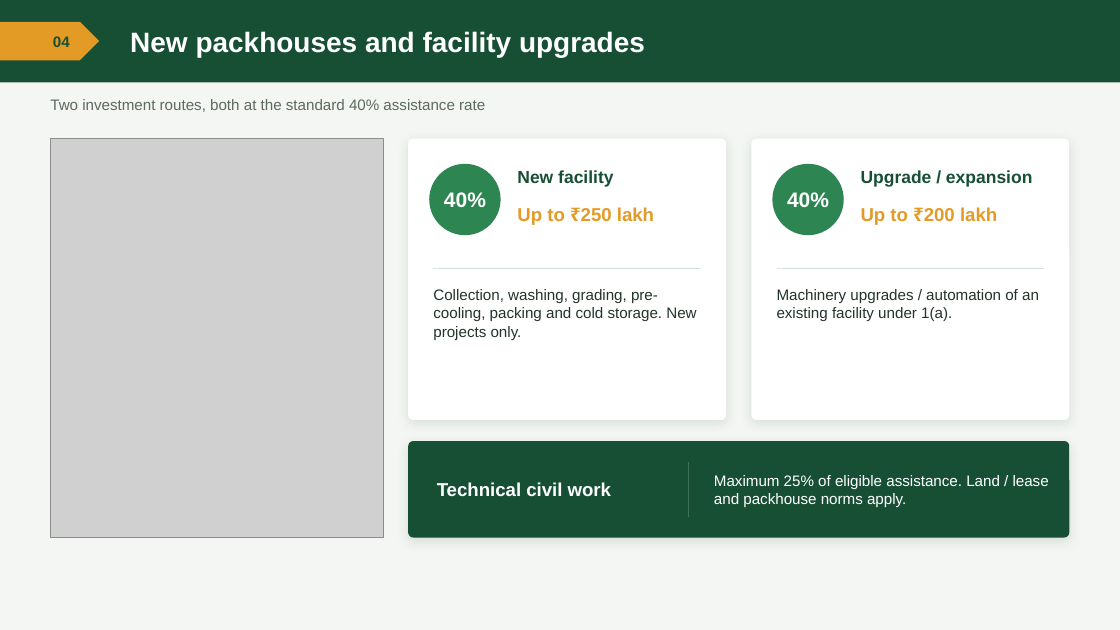
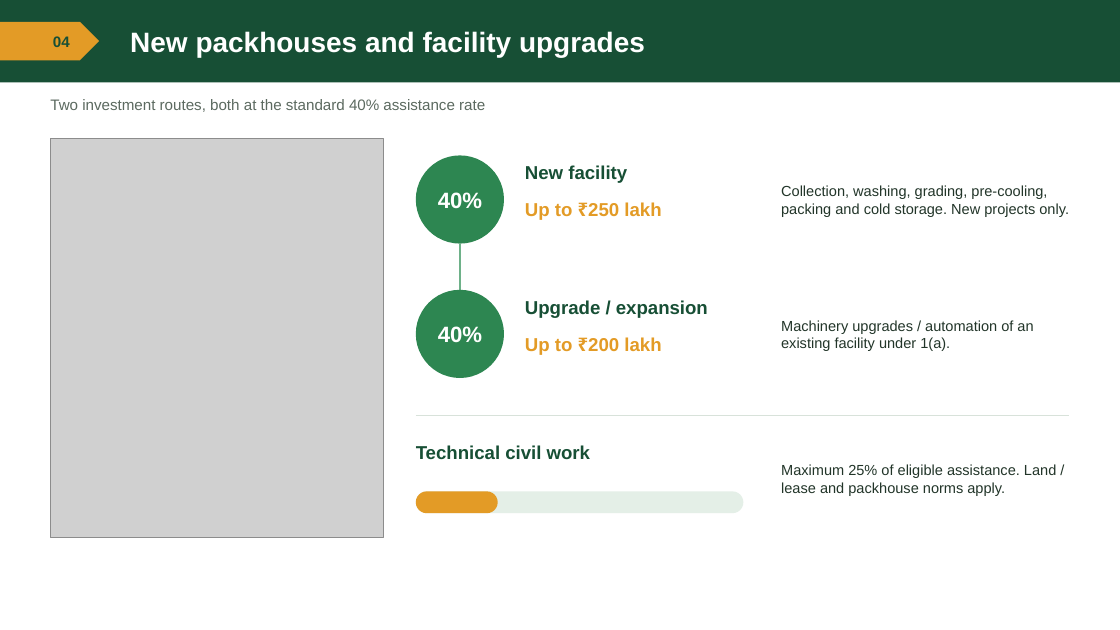
Before and after one commit to BantheFox012/FM, a slide deck: slide 4 of APEDA_BKNY_Standard_40_Percent.pptx. Drawn at 1120x630 pixels with LibreOffice and Linux fonts; fonts in the diff are those of the drawing; grey boxes stand for pictures. Boxes give left, top, right and bottom in pixels: in the first picture for what was removed or moved away, otherwise in the second. Text is boxed around its words. In the diff, an @@ line names an element or a change of style, - is before the commit and + after.

```diff
--- a/APEDA_BKNY_Standard_40_Percent.pptx
+++ b/APEDA_BKNY_Standard_40_Percent.pptx
@@ background #F3F6F2 to #FFFFFF @@
@@ rounded rectangle removed at bbox=[408, 139, 727, 420] @@
@@ rounded rectangle removed at bbox=[752, 139, 1070, 420] @@
@@ text "40%" at bbox=[438, 192, 482, 208]: size 18 to 19 pt @@
@@ ellipse: place and size @@
-ellipse at bbox=[773, 164, 844, 235]
+ellipse at bbox=[416, 155, 504, 244]
@@ text "New facility": place and size @@
-text "New facility" at bbox=[517, 170, 613, 187]
+text "New facility" at bbox=[525, 165, 627, 183]
@@ text "New facility" at bbox=[525, 165, 627, 183]: size 15 to 16 pt @@
@@ text "Collection, washing, grading, pre-cooling, packing ..." at bbox=[781, 185, 1069, 217]: size 13 to 12.5 pt; vertical alignment top to middle @@
@@ text "Collection, washing, grading, pre-cooling, packing ...": place and size @@
-text "Collection, washing, grading, pre-cooling, packing ..." at bbox=[433, 289, 696, 340]
+text "Collection, washing, grading, pre-cooling, packing ..." at bbox=[781, 185, 1069, 217]
@@ text "Up to ₹250 lakh": place and size @@
-text "Up to ₹250 lakh" at bbox=[517, 207, 654, 225]
+text "Up to ₹250 lakh" at bbox=[525, 202, 661, 220]
@@ line moved from (434, 269) - (702, 269) to (460, 244) - (460, 290) @@
@@ line (460, 244) - (460, 290): stroke #D8E2DA 0.75 pt to #6EB189 1.5 pt @@
@@ line removed from (776, 269) to (1044, 269) @@
@@ text "40%" at bbox=[438, 326, 482, 342]: size 18 to 19 pt @@
@@ text "40%": place and size @@
-text "40%" at bbox=[787, 192, 829, 207]
+text "40%" at bbox=[438, 326, 482, 342]
@@ ellipse: place and size @@
-ellipse at bbox=[429, 164, 501, 235]
+ellipse at bbox=[416, 290, 504, 378]
@@ text "Upgrade / expansion" at bbox=[525, 300, 708, 318]: size 15 to 16 pt @@
@@ text "Upgrade / expansion": place and size @@
-text "Upgrade / expansion" at bbox=[861, 170, 1032, 187]
+text "Upgrade / expansion" at bbox=[525, 300, 708, 318]
@@ text "Machinery upgrades / automation of ..." at bbox=[781, 320, 1033, 351]: size 13 to 12.5 pt; vertical alignment top to middle @@
@@ text "Up to ₹200 lakh": place and size @@
-text "Up to ₹200 lakh" at bbox=[861, 207, 997, 225]
+text "Up to ₹200 lakh" at bbox=[525, 337, 661, 355]
@@ line added from (416, 416) to (1070, 416), #D8E2DA 0.75 pt @@
@@ rounded rectangle removed at bbox=[408, 441, 1070, 538] @@
@@ text "Technical civil work": place and size @@
-text "Technical civil work" at bbox=[437, 482, 611, 496]
+text "Technical civil work" at bbox=[416, 445, 590, 459]
@@ text "Technical civil work" at bbox=[416, 445, 590, 459]: text colour #FFFFFF to #174F35; vertical alignment middle to top @@
@@ text "Maximum 25% of eligible assistance. ...": place and size @@
-text "Maximum 25% of eligible assistance. ..." at bbox=[714, 475, 1049, 507]
+text "Maximum 25% of eligible assistance. ..." at bbox=[781, 464, 1056, 496]
@@ text "Maximum 25% of eligible assistance. ..." at bbox=[781, 464, 1056, 496]: size 13 to 12.5 pt, text colour #FFFFFF to #223529 @@
@@ line removed from (689, 462) to (689, 517) @@
@@ rounded rectangle added at bbox=[416, 492, 744, 513], fill #E4EFE7 @@
@@ rounded rectangle added at bbox=[416, 492, 497, 513], fill #E39B26 @@
```
Also in this commit, not shown: 12 other slides changed.
